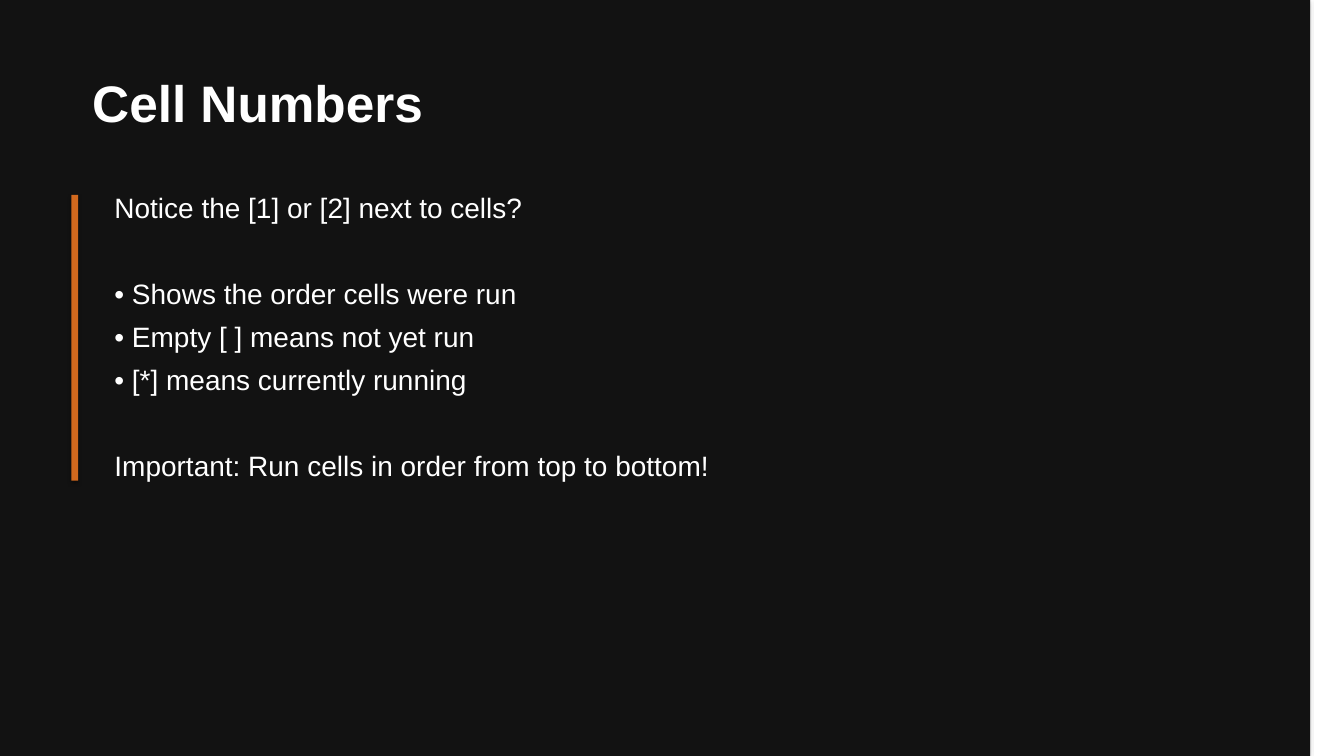
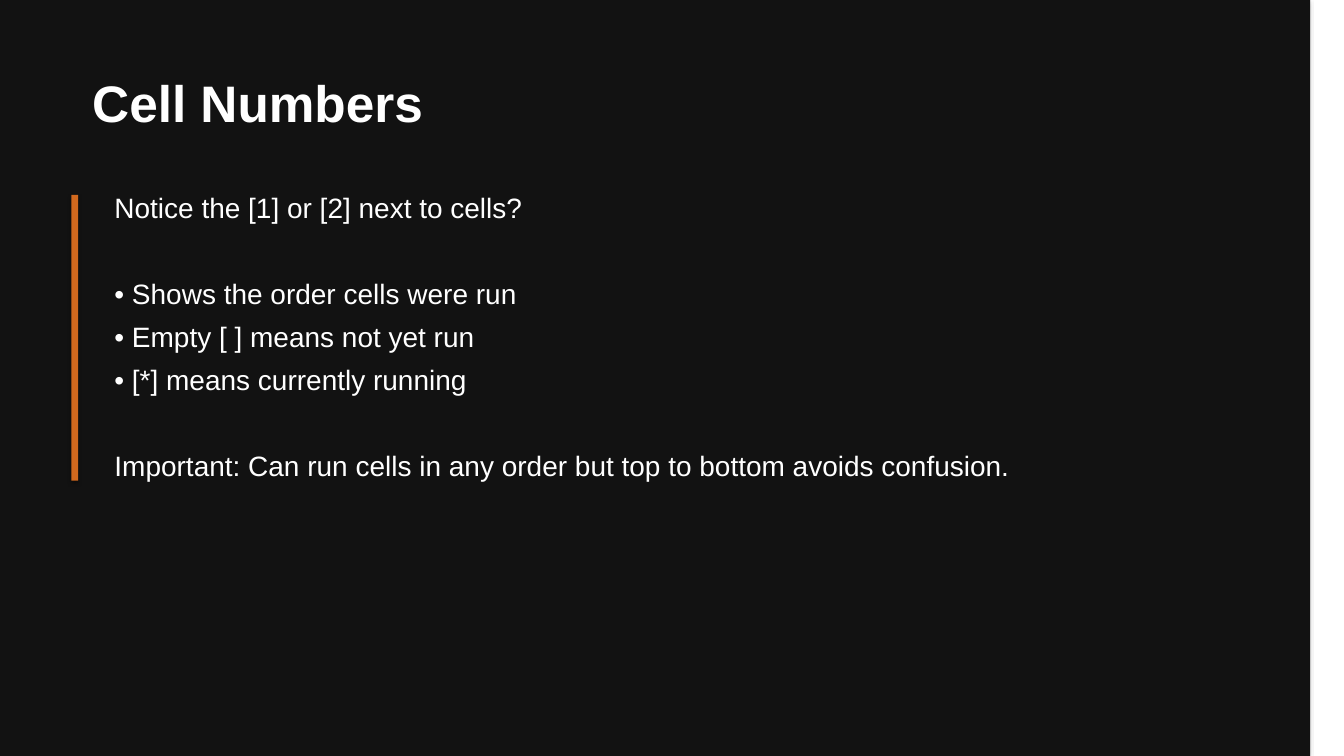
Before and after one commit to kerryback/mgmt675, a slide deck: slide 16 of colab.pptx. Drawn at 1344x756 pixels with LibreOffice and Linux fonts; fonts in the diff are those of the drawing. Boxes give left, top, right and bottom in pixels: in the first picture for what was removed or moved away, otherwise in the second. Text is boxed around its words. In the diff, an @@ line names an element or a change of style, - is before the commit and + after.

```diff
--- a/colab.pptx
+++ b/colab.pptx
@@ text at <box>114,455,1009,481</box>: text changed @@
-Important: Run cells in order from top to bottom!
+Important: Can run cells in any order but top to bottom avoids confusion.
```
Also in this commit, not shown: 10 other slides changed, 1 slide added, 8 slides removed, 3 other files.
